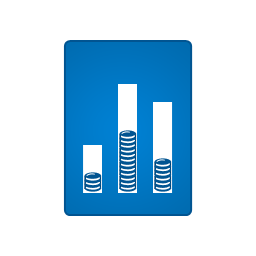
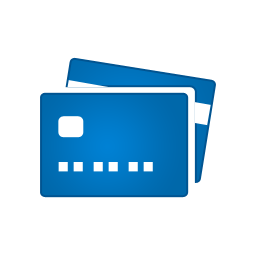
The second 256px x 256px image is a revision of the first. Changes to its layers:
removed group "Coins" (70 layers) over [84, 130, 172, 192]
removed group "Group 2 copy 7" (9 layers) from group "Coins" over [154, 158, 172, 178]
hid group "Stripes" (12 layers) over [74, 74, 183, 193]
moved "Shape 52" (in "Budget") into group "Budget", painted on it over [58, 161, 172, 175]
removed group "Group 2 copy 6" (9 layers) from group "Coins" over [154, 172, 172, 192]
removed layer "Shape 52" (2nd of 7, in "Coins" › "Group 2 copy 6") from group "Group 2 copy 6" over [154, 175, 172, 189]
removed group "Group 2 copy 5" (9 layers) from group "Coins" over [119, 130, 137, 150]
removed layer "Shape 52" (3rd of 7, in "Coins" › "Group 2 copy 5") from group "Group 2 copy 5" over [119, 133, 137, 147]
removed group "Group 2 copy 4" (9 layers) from group "Coins" over [119, 144, 137, 164]
removed layer "Shape 52" (4th of 7, in "Coins" › "Group 2 copy 4") from group "Group 2 copy 4" over [119, 147, 137, 161]
removed group "Group 2 copy 3" (9 layers) from group "Coins" over [119, 158, 137, 178]
removed layer "Shape 52" (5th of 7, in "Coins" › "Group 2 copy 3") from group "Group 2 copy 3" over [119, 161, 137, 175]
removed group "Group 2 copy 2" (9 layers) from group "Coins" over [119, 172, 137, 192]
removed layer "Shape 52" (6th of 7, in "Coins" › "Group 2 copy 2") from group "Group 2 copy 2" over [119, 175, 137, 189]
removed group "Group 2 copy" (9 layers) from group "Coins" over [84, 172, 102, 192]
removed layer "Shape 52" (7th of 7, in "Coins" › "Group 2 copy") from group "Group 2 copy" over [84, 175, 102, 189]
moved "Shape 51" (in "Budget") into group "Budget", painted on it over [58, 116, 171, 167]
painted on "Shape 19" over [40, 40, 193, 216]
moved "Shape 50" (in "Budget") into group "Budget", painted on it over [67, 80, 211, 166]
added layer "Shape 19 copy" in group "Budget" over [65, 57, 216, 183]
…and 59 more changes (5 added, 54 removed)
